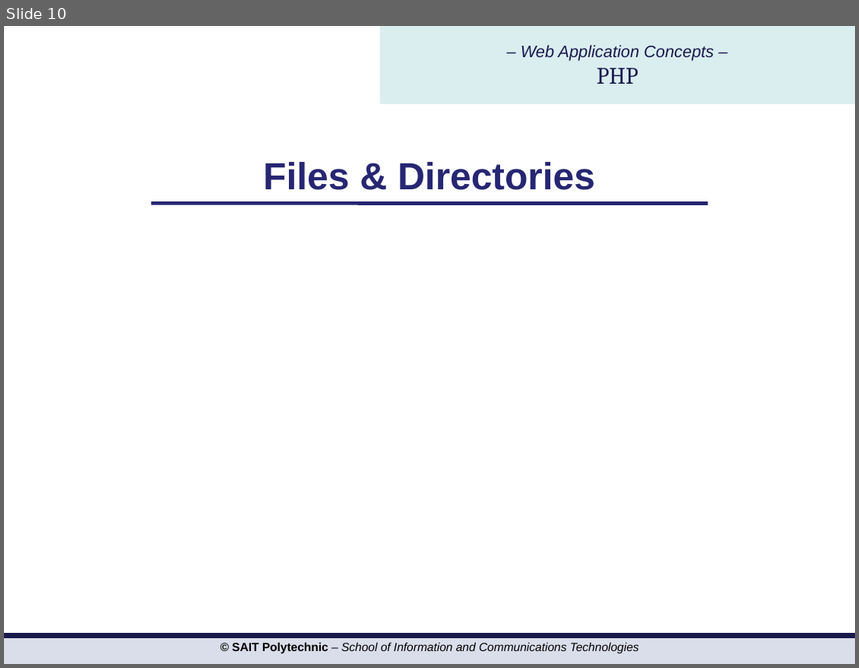
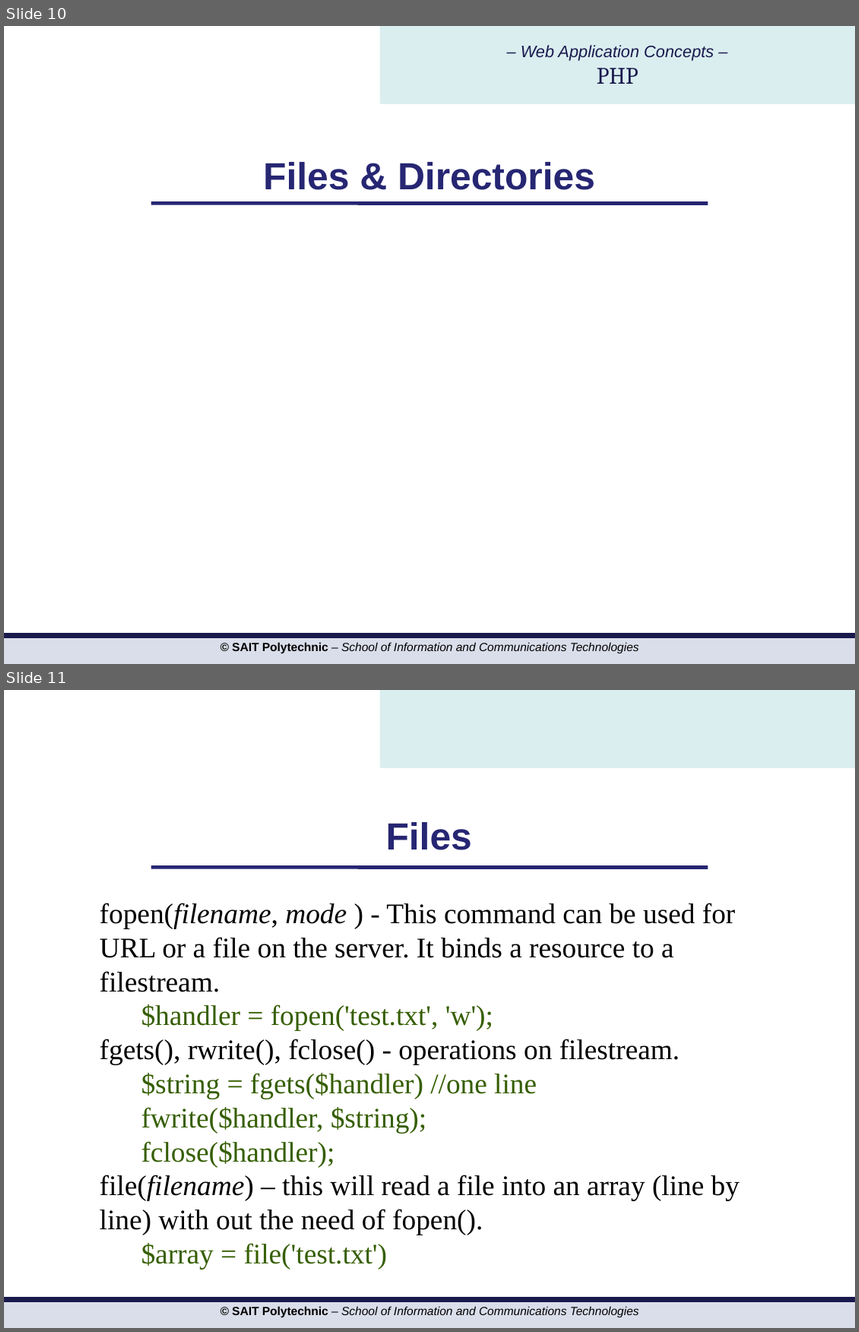
Before and after one commit to hdmdhr/CPRG-210-OSD-Assignment, a slide deck: PPTs/php/PHP Day 5 pattern files cookie session.ppt. Shown one above the other, each under a label of ours: slide 10 before the commit, slides 10 and 11 after it. The pictures are 859x668 and 859x1332 pixels, drawn with LibreOffice and Linux fonts; fonts in the diff are those of the drawing; background and template pictures are left out. Boxes give left, top, right and bottom in pixels: in the first picture for what was removed or moved away, otherwise in the second. Text is boxed around its words. In the diff, an @@ line names an element or a change of style, - is before the commit and + after.

```diff
--- a/PPTs/php/PHP Day 5 pattern files cookie session.ppt
+++ b/PPTs/php/PHP Day 5 pattern files cookie session.ppt
@@ slide 11 added at (4, 690, 855, 1328), background #FFFFFF; not listed: 3 template elements that a slide beside it also shows @@
@@ rectangle added at (380, 690, 855, 768), fill #DAEDEF @@
@@ text added at (386, 822, 472, 850), 32 pt, text #262673, bold @@
+Files
@@ text added at (100, 903, 740, 1269), 24 pt, text #000000 @@
+fopen(filename, mode ) - This command can be used for URL or a file on the server. It binds a resource to a filestream.
+$handler = fopen('test.txt', 'w');
+fgets(), rwrite(), fclose() - operations on filestream.
+$string = fgets($handler) //one line
+fwrite($handler, $string);
+fclose($handler);
+file(filename) – this will read a file into an array (line by line) with out the need of fopen().
+$array = file('test.txt')
```
Also in this commit, not shown: 9 slides changed, 1 other slide added, 2 slides removed, 7 other files.
